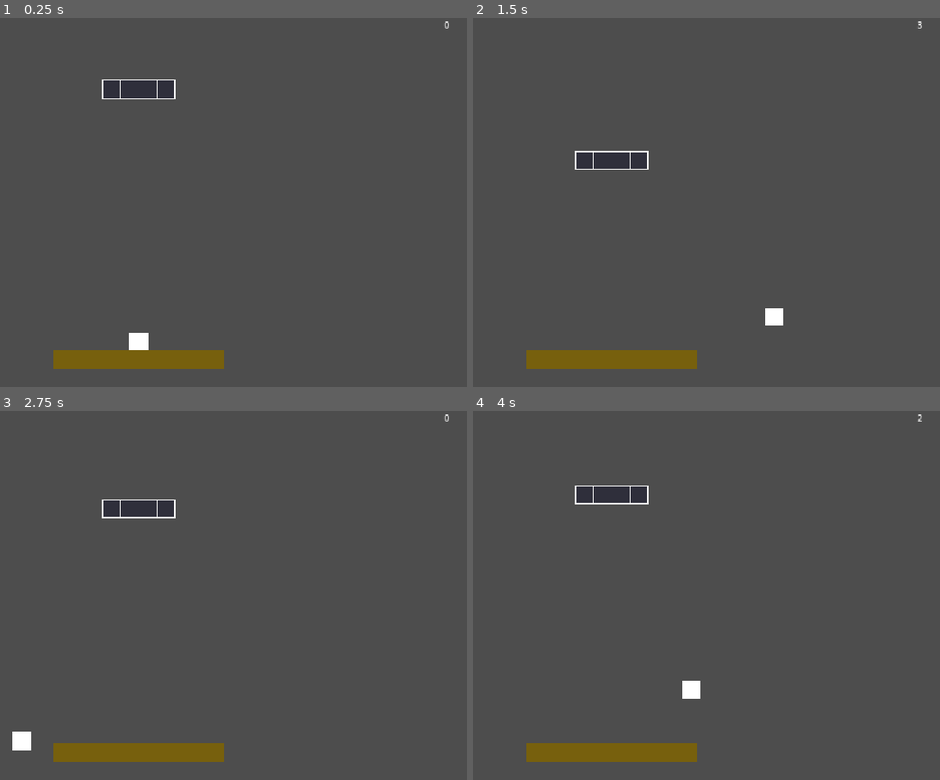
Above: before the commit, frames 1-4 (two rows, left to right).
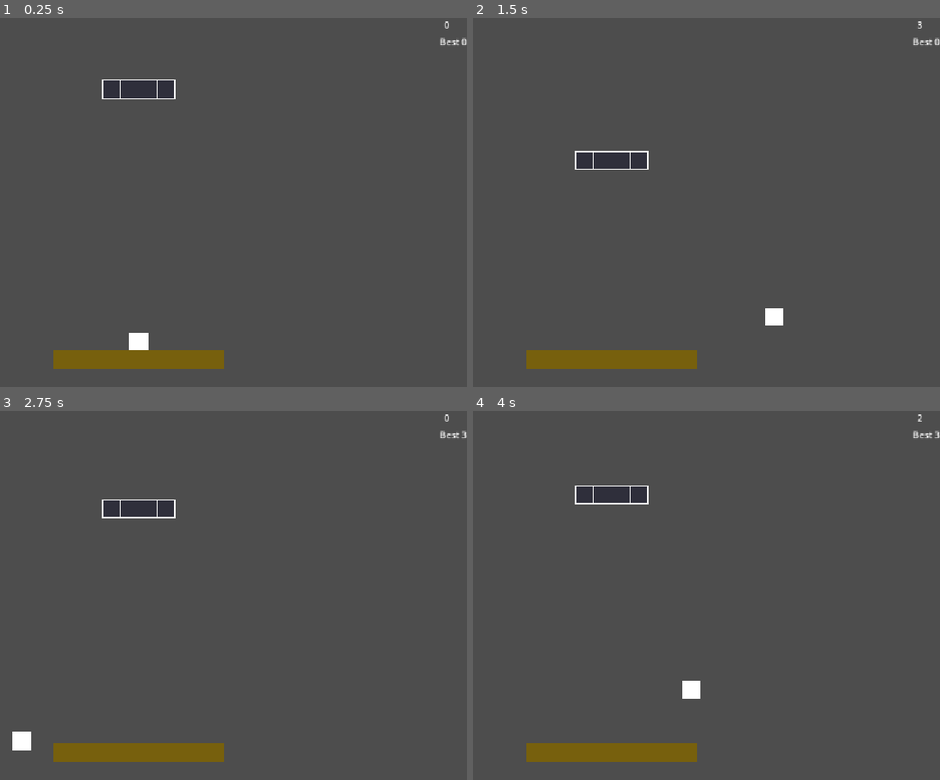
Above: after the commit, the same moments.

Repository: NxtCreator/heap
Game: Godot game, scene res://scenes/main.tscn
Same seed, same stepped clock (60 frames per second), same inputs: the game is played once before the commit and once after it.
Inputs (mouse positions are in pixels of both pictures, inside the frame that each line leads up to):
- Up to frame 1 (0.25 s): no input
- Up to frame 2 (1.5 s): tap Enter at 0.5 s; move the mouse to (757, 184) at 0.52 s; hold Right (move_right) from 0.53 s (still down); tap Alt at 0.6 s; click (757, 184) at 0.67 s; tap Up (move_up) at 0.77 s; move the mouse to (482, 220) at 1.27 s; tap Shift at 1.35 s
- Up to frame 3 (2.75 s): tap Up (move_up) at 1.52 s; tap R (restart) at 2 s; move the mouse to (205, 514) at 2.02 s; release Right (move_right) at 2.03 s; hold Left (move_left) from 2.03 s (still down); tap Alt at 2.1 s
- Up to frame 4 (4 s): move the mouse to (580, 669) at 2.77 s; release Left (move_left) at 2.78 s; hold Right (move_right) from 2.78 s (still down); tap Shift at 2.85 s; click (580, 669) at 2.92 s; tap Up (move_up) at 3.02, 3.77 s; tap R (restart) at 3.5 s; move the mouse to (809, 650) at 3.52 s; tap Alt at 3.6 s

The runs differ from the first frame. In frame 1, less than 0.1% of the frame differs, in the area x 94-100%, y 5-8%; in frame 2, less than 0.1%; in frame 3, less than 0.1%; in frame 4, less than 0.1%.

Commit message:
Save and load the best height with ConfigFile and show it on screen

Diff:
--- a/scenes/main.tscn
+++ b/scenes/main.tscn
@@ -3,7 +3,7 @@
 [ext_resource type="PackedScene" uid="uid://bi6e4p8lcsauk" path="res://scenes/platform.tscn" id="1_0wfyh"]
 [ext_resource type="PackedScene" uid="uid://dhimhrj0ytlq" path="res://scenes/player.tscn" id="1_o5qli"]
 [ext_resource type="Script" uid="uid://b455u27kh8o35" path="res://scripts/main.gd" id="1_sugp2"]
-[ext_resource type="Script" uid="uid://c2vn6p05xjo3i" path="res://scripts/canvas_layer.gd" id="4_jyhfs"]
+[ext_resource type="Script" uid="uid://c2vn6p05xjo3i" path="res://scripts/ui.gd" id="4_jyhfs"]
 
 [sub_resource type="RectangleShape2D" id="RectangleShape2D_62jd7"]
 size = Vector2(300, 32)
@@ -67,5 +67,14 @@
 text = "Game Over!
 Press R to restart"
 
+[node name="HighScoreLabel" type="Label" parent="CanvasLayer" unique_id=1269918046]
+anchors_preset = 1
+anchor_left = 1.0
+anchor_right = 1.0
+offset_left = -40.0
+offset_top = 30.0
+offset_bottom = 53.0
+grow_horizontal = 0
+
 [connection signal="timeout" from="Timer" to="." method="_on_timer_timeout"]
 [connection signal="timeout" from="EnemyTimer" to="." method="_on_enemy_timer_timeout"]
--- a/scripts/canvas_layer.gd
+++ /dev/null
@@ -1,15 +0,0 @@
-extends CanvasLayer
-
-
-# Called every frame. 'delta' is the elapsed time since the previous frame.
-func _process(_delta: float) -> void:
-	var player = get_tree().get_first_node_in_group("player")
-	if player == null:
-		return
-
-	$ScoreLabel.text = str(player.best_height)
-	$GameOverLabel.visible = player.is_dead
-
-	if player.is_dead and Input.is_action_just_pressed("restart"):
-		get_tree().paused = false
-		get_tree().reload_current_scene()
--- /dev/null
+++ b/scripts/ui.gd
@@ -0,0 +1,33 @@
+extends CanvasLayer
+
+const SAVE_PATH := "user://heap.cfg"
+var high_score := 0
+
+func  _ready() -> void:
+	var cfg = ConfigFile.new()
+	if cfg.load(SAVE_PATH) == OK:
+		high_score = cfg.get_value("score", "best", 0)
+
+func save_high_score() -> void:
+	var cfg = ConfigFile.new()
+	cfg.set_value("score", "best", high_score)
+	cfg.save(SAVE_PATH)
+
+
+# Called every frame. 'delta' is the elapsed time since the previous frame.
+func _process(_delta: float) -> void:
+	var player = get_tree().get_first_node_in_group("player")
+	if player == null:
+		return
+
+	$ScoreLabel.text = str(player.best_height)
+	$GameOverLabel.visible = player.is_dead
+	$HighScoreLabel.text = "Best " + str(high_score)
+
+	if player.is_dead  and player.best_height > high_score:
+		high_score = player.best_height
+		save_high_score()
+
+	if player.is_dead and Input.is_action_just_pressed("restart"):
+		get_tree().paused = false
+		get_tree().reload_current_scene()
--- /dev/null
+++ b/ui.gd
@@ -0,0 +1,11 @@
+extends Node
+
+
+# Called when the node enters the scene tree for the first time.
+func _ready() -> void:
+	pass # Replace with function body.
+
+
+# Called every frame. 'delta' is the elapsed time since the previous frame.
+func _process(delta: float) -> void:
+	pass
Renamed: scripts/canvas_layer.gd.uid -> scripts/ui.gd.uid
Not shown, added: ui.gd.uid
